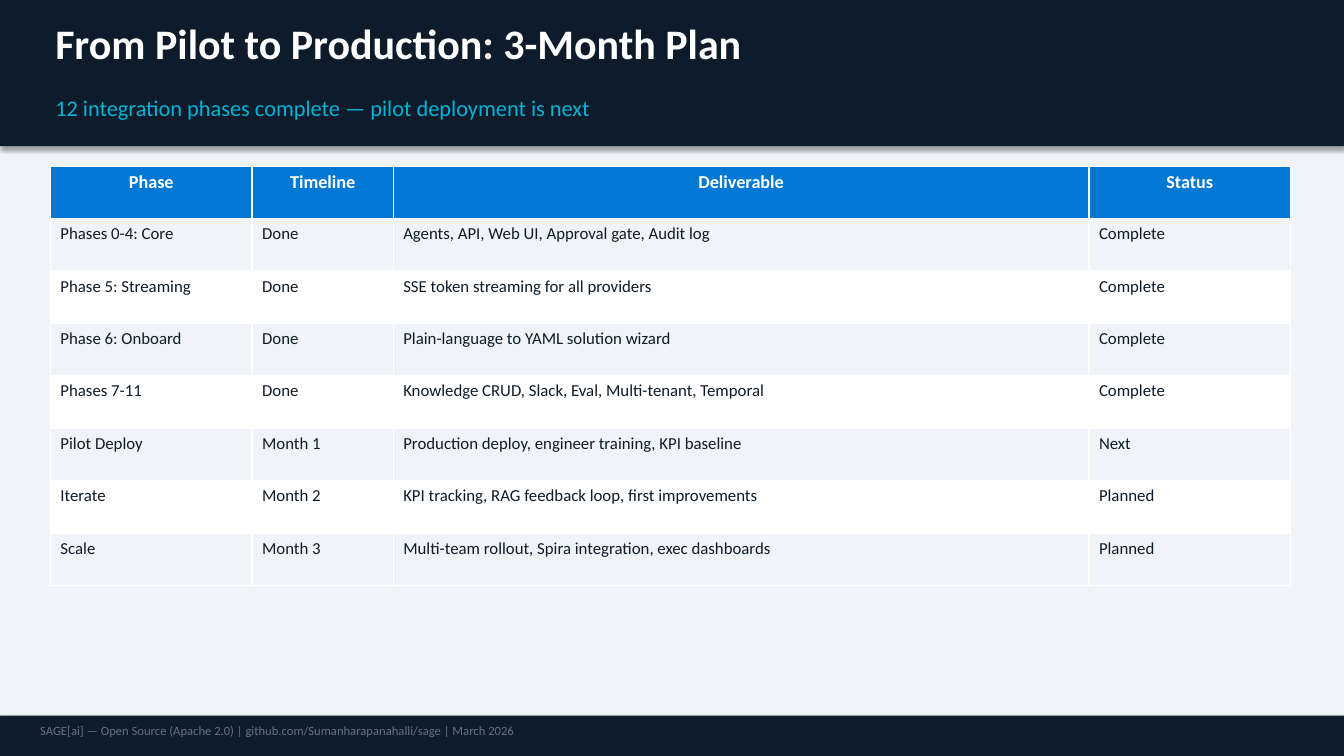
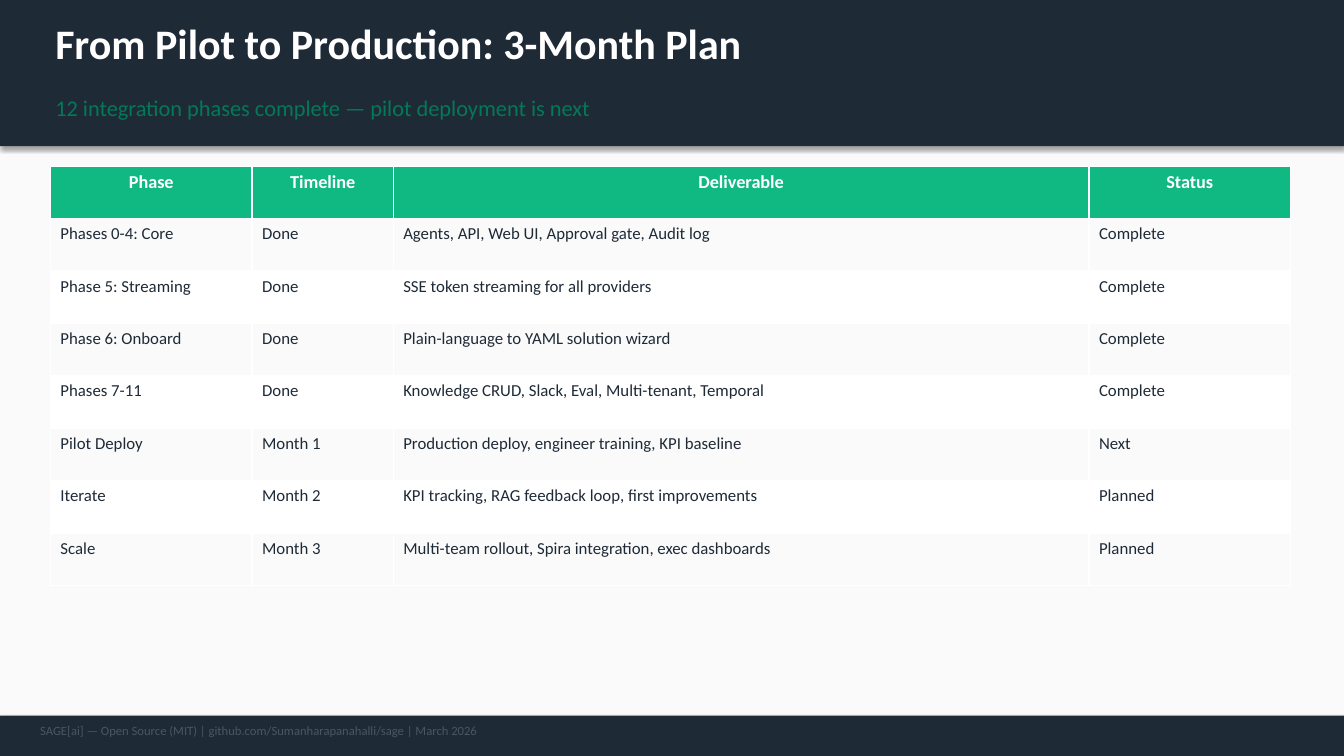
Before and after one commit to Sumanharapanahalli/SAGE, a slide deck: slide 11 of docs/SageAI_Business_Case.pptx. Drawn at 1344x756 pixels with LibreOffice and Linux fonts; fonts in the diff are those of the drawing. Boxes give left, top, right and bottom in pixels: in the first picture for what was removed or moved away, otherwise in the second. Text is boxed around its words. In the diff, an @@ line names an element or a change of style, - is before the commit and + after.

```diff
--- a/docs/SageAI_Business_Case.pptx
+++ b/docs/SageAI_Business_Case.pptx
@@ background #F0F4F8 to #FAFAFA @@
@@ rectangle at <box>0,0,1344,146</box>: fill #0D1B2A to #1F2A37 @@
@@ text "12 integration phases complete — ..." at <box>55,100,590,120</box>: text colour #00B4D8 to #047857 @@
@@ table at <box>50,166,1291,586</box> @@
@@ fill #0078D4 to #10B981 in row 1 @@
@@ fill #F0F4F8 to #FAFAFA in 16 cells @@
@@ text colour #0D1B2A to #1F2A37 @@
@@ rectangle at <box>0,716,1344,756</box>: fill #0D1B2A to #1F2A37 @@
@@ text at <box>40,726,477,735</box>: text changed; text colour #647487 to #4B5563 @@
-SAGE[ai] — Open Source (Apache 2.0) | github.com/Sumanharapanahalli/sage | March 2026
+SAGE[ai] — Open Source (MIT) | github.com/Sumanharapanahalli/sage | March 2026
```
Also in this commit, not shown: 12 other slides changed, 1 slide removed, 8 other files.
